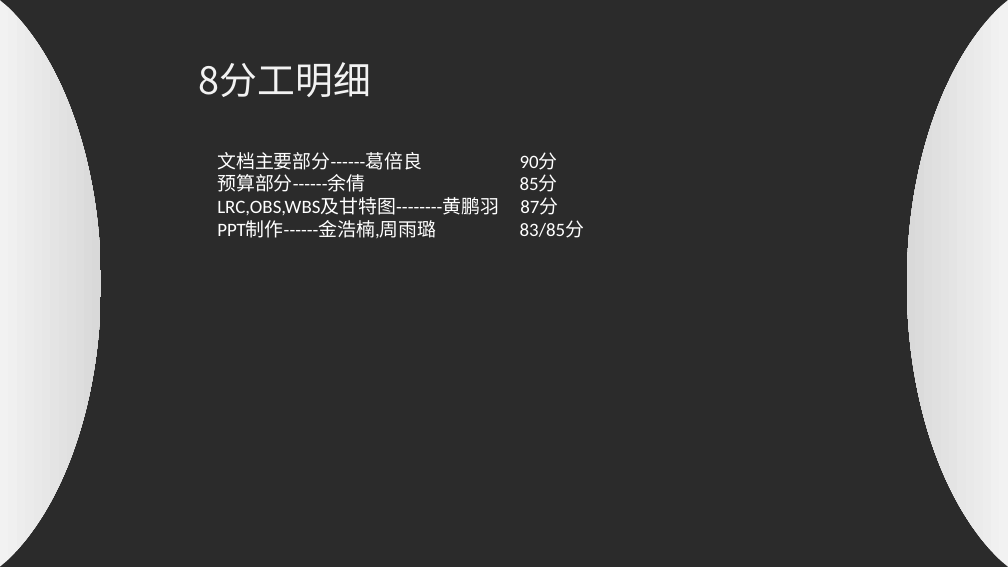
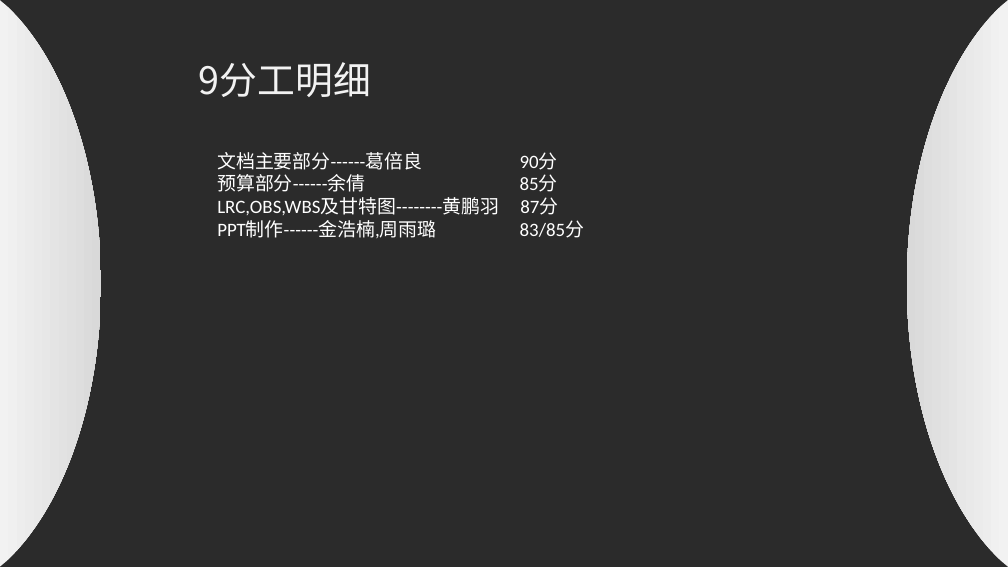
Before and after one commit to PRD2017-G07/G07-teamwork, a slide deck: slide 31 of 0PPT/需求工程计划评审.ppt (slide 28 before the commit). Drawn at 1008x567 pixels with LibreOffice and Linux fonts; fonts in the diff are those of the drawing; background and template pictures are left out; a plain dark background stands for a picture behind light text. Boxes give left, top, right and bottom in pixels: in the first picture for what was removed or moved away, otherwise in the second. Text is boxed around its words. In the diff, an @@ line names an element or a change of style, - is before the commit and + after.

```diff
--- a/0PPT/需求工程计划评审.ppt
+++ b/0PPT/需求工程计划评审.ppt
@@ text at bbox=[199, 62, 371, 97]: text changed @@
-8分工明细
+9分工明细
```
Also in this commit, not shown: 6 other slides changed, 4 slides added, 1 slide removed.
